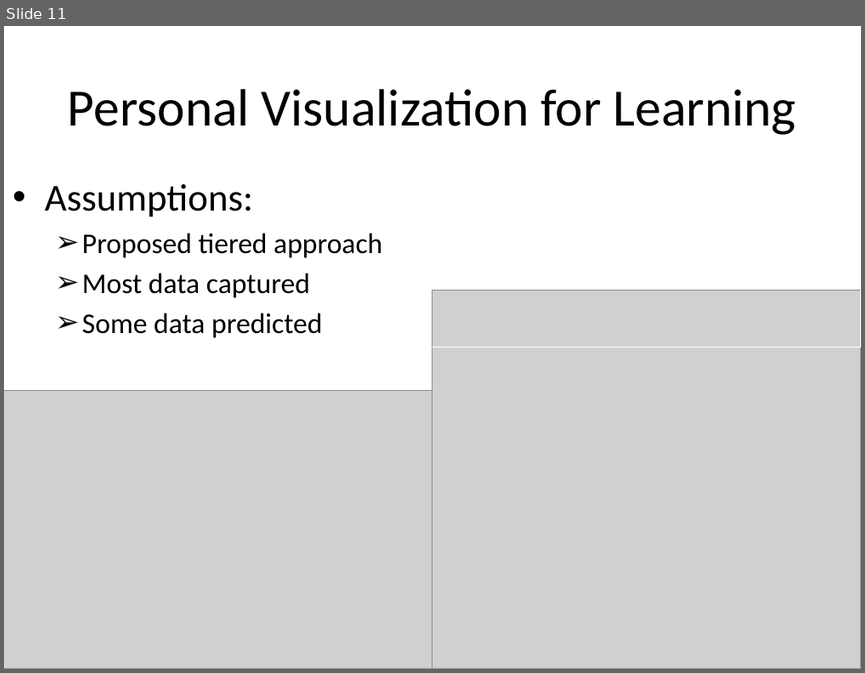
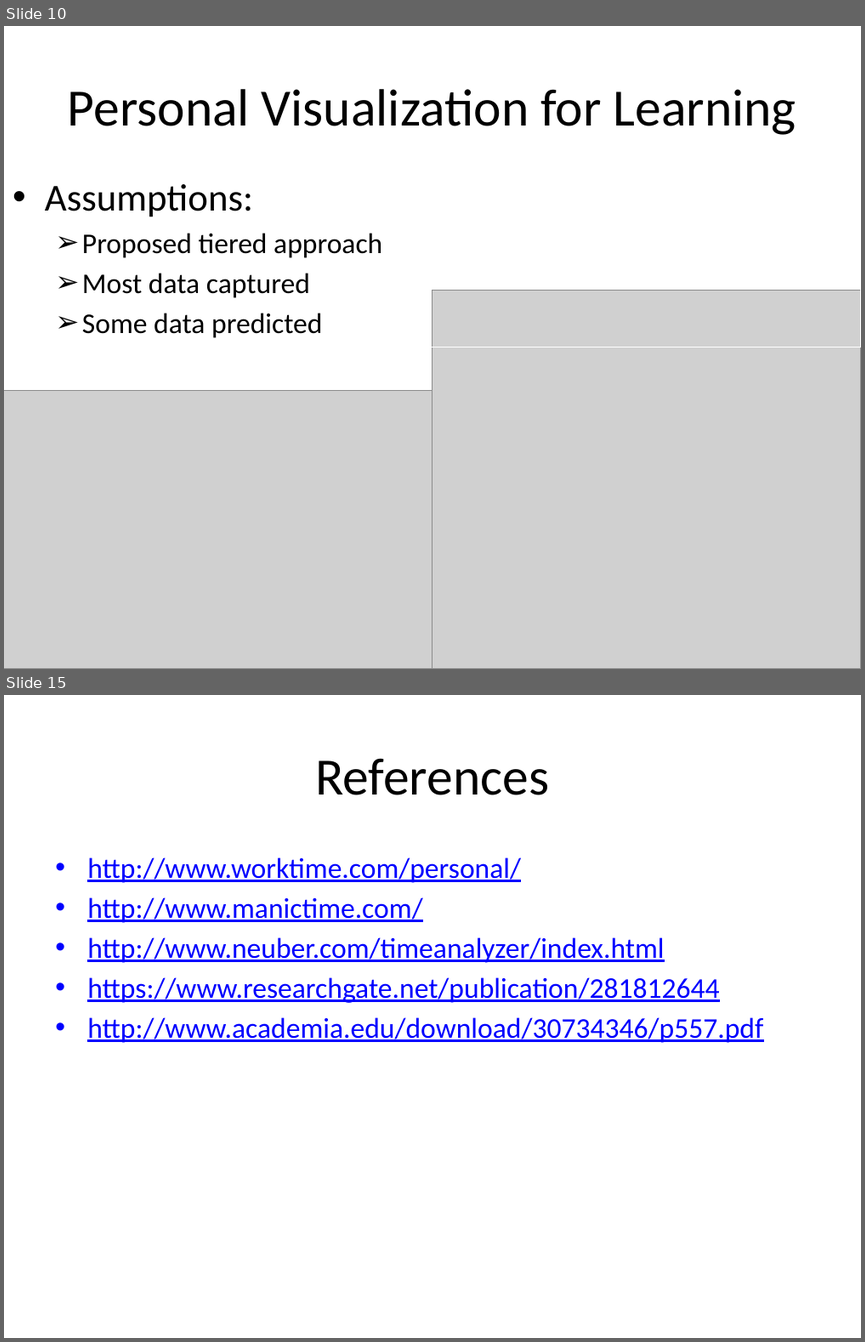
Before and after one commit to muj123-fastpwr/FYP-I, a slide deck: Literature Review.pptx. Shown one above the other, each under a label of ours: slide 11 before the commit, slides 10 and 15 after it; the slides between them are not shown. The pictures are 865x673 and 865x1342 pixels, drawn with LibreOffice and Linux fonts; fonts in the diff are those of the drawing; grey boxes stand for pictures. Boxes give left, top, right and bottom in pixels: in the first picture for what was removed or moved away, otherwise in the second. Text is boxed around its words. In the diff, an @@ line names an element or a change of style, - is before the commit and + after.

```diff
--- a/Literature Review.pptx
+++ b/Literature Review.pptx
@@ slide 15 added at (4,695,861,1338), background #FFFFFF @@
@@ title added at (315,758,549,795), 44 pt, text #000000 @@
+References
@@ text added at (87,857,763,1043), 24 pt, text #0000FF, underline @@
+• http://www.worktime.com/personal/
+• http://www.manictime.com/
+• http://www.neuber.com/timeanalyzer/index.html
+• https://www.researchgate.net/publication/281812644
+• http://www.academia.edu/download/30734346/p557.pdf
@@ what was slide 11 is now slide 10 @@
```
Also in this commit, not shown: 5 slides changed, 2 other slides added.
